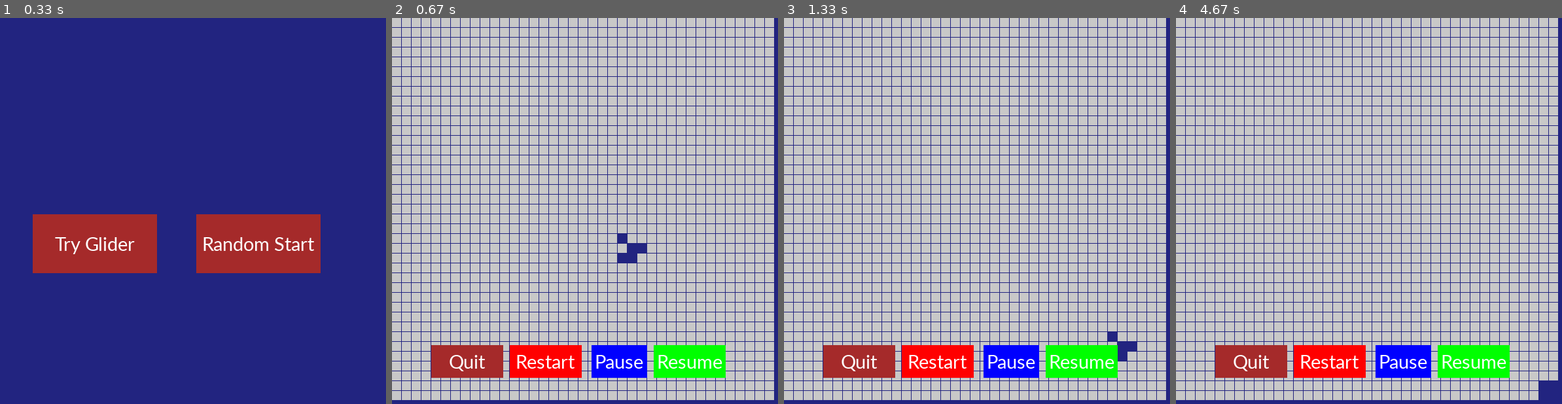
Above: before the commit, frames 1-4 (left to right).
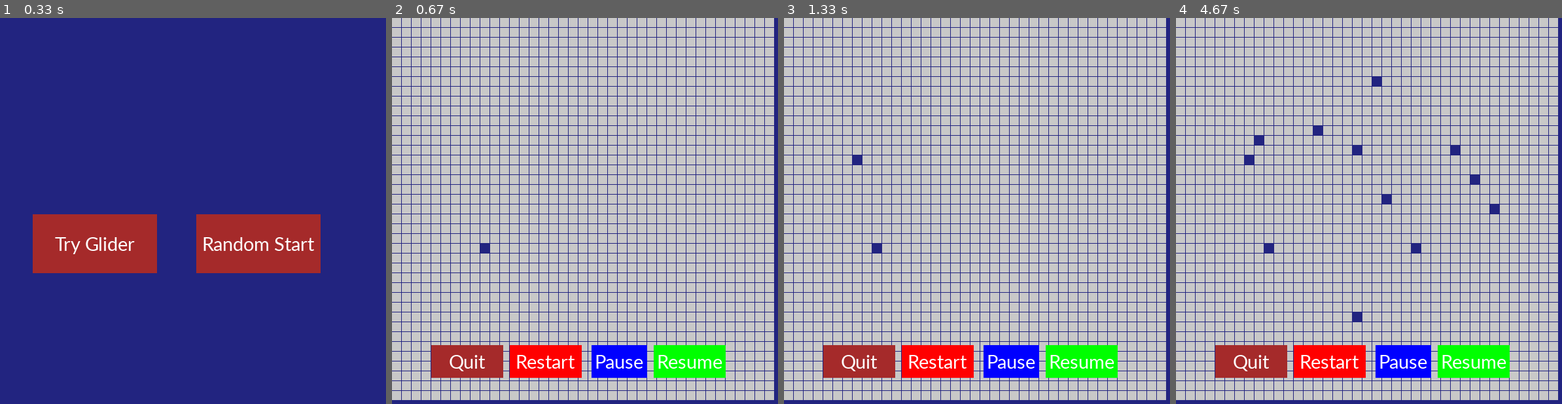
Above: after the commit, the same moments.

Repository: Tesfa-eth/Conways-Game-of-Life
Game: pygame game, started from conways_game_of_life_improved/game.py
The game is run twice, just before and just after one commit, with the same random seed, the same clock (stepped at 60 frames per second) and the same inputs.
Inputs (mouse positions are in pixels of both pictures, inside the frame that each line leads up to):
- Up to frame 1 (0.33 s): no input
- Up to frame 2 (0.67 s): click "Try Glider" at 0.38 s
- Up to frame 3 (1.33 s): click "Resume" at 0.72 s; click (857, 156) at 1.05 s
- Up to frame 4 (4.67 s): click (1419, 249) at 1.38 s; click (1380, 83) at 1.72 s; click (1353, 315) at 2.05 s; click (1357, 149) at 2.38 s; click (1314, 133) at 2.72 s; click (1477, 180) at 3.05 s; click (1496, 203) at 3.38 s; click (1453, 145) at 3.72 s; click (1257, 137) at 4.05 s; click (1388, 199) at 4.38 s

Frame 1 is identical in both runs. In frame 2, 0.3% of the frame differs, in the area x 22-66%, y 55-64%; in frame 3, 0.3%; in frame 4, 0.9%, in the area x 17-99%, y 15-99%.

Commit message:
User input
working on getting user input

Diff:
--- a/conways_game_of_life_improved/game.py
+++ b/conways_game_of_life_improved/game.py
@@ -76,16 +76,28 @@
 def update_grid(array, block_size, start_update):
     """updates the grid and returns the new state"""
     newState = np.zeros((array.shape[0], array.shape[1]))
+    # for now
+    newState = array
     row, column = array.shape[0], array.shape[1]
-    print(start_update)
     for i, j in np.ndindex(row-1, column-1):
         #if start_update:
-        newState[i,j] = check_rule(array, i, j)
+        #newState[i,j] = check_rule(array, i, j)
         col = BLUE if newState[i, j] == 1 else WHITE
         rect = pygame.Rect(j*block_size, i*block_size, block_size-1, block_size-1)
         pygame.draw.rect(SCREEN, col, rect)
 
     return newState
+
+def customize(mouse_position, grid):
+    block_size = WINDOW_HEIGHT//grid.shape[0]
+    i = mouse_position[0]//block_size
+    j = mouse_position[1]//block_size
+    grid[j][i] = 1
+    print(grid)
+    return grid
+    #print(i,j)
+    #print(mouse_position[0]//block_size, mouse_position[1]//block_size)
+
 
 def start_game(grid):
     """starts the game"""
@@ -122,19 +134,11 @@
     pause = False
     start = False
     update = False
+    custom = False
     while True:
-        # working on starting page
-        """if start:
-            SCREEN.fill((200,200,200))
-            random_button = Button('green', WINDOW_WIDTH/2 - 180, WINDOW_HEIGHT/2, 110, 50, 'Random')
-            custom_button = Button('brown', WINDOW_WIDTH/2, WINDOW_HEIGHT/2, 110, 50, 'Custom')
-            random_button.draw_rect(SCREEN)
-            custom_button.draw_rect(SCREEN)"""
-
         for event in pygame.event.get():
                 if event.type == pygame.QUIT:
                     pygame.quit()
-
                 if event.type == pygame.MOUSEBUTTONDOWN:
                     if resume_button.mouse_over(mouse_position):
                         pause = False
@@ -146,7 +150,8 @@
                         start = True
                     if glider_button.mouse_over(mouse_position):
                         array_start = starting_array((40,40))
-                        add_Glider(array_start.shape[0]//2 -2,array_start.shape[0]//2 -2, array_start)
+                        custom = True
+                        #add_Glider(array_start.shape[0]//2 -2,array_start.shape[0]//2 -2, array_start)
                         grid = array_start
                         start = True
 
@@ -157,7 +162,11 @@
         # get mouse position
         mouse_position = pygame.mouse.get_pos() # tuple of x, y coordinates
 
+        if custom:
+            grid = customize(mouse_position, grid)
+            #print(mouse_position)
         # once starts
+
         if start:
             SCREEN.fill(BLUE)
             grid = update_grid(grid, WINDOW_HEIGHT//grid.shape[0], update) # has to be both height and width
@@ -179,7 +188,7 @@
             pygame.display.update()
 
 
-def main(begin=random_array(100,100)):
+def main(begin=random_array(20, 20)):
     #array_start = starting_array((20,20))
     array_start = begin
     #add_Blinker(array_start.shape[0]//2 -2,array_start.shape[0]//2 -2, array_start)
